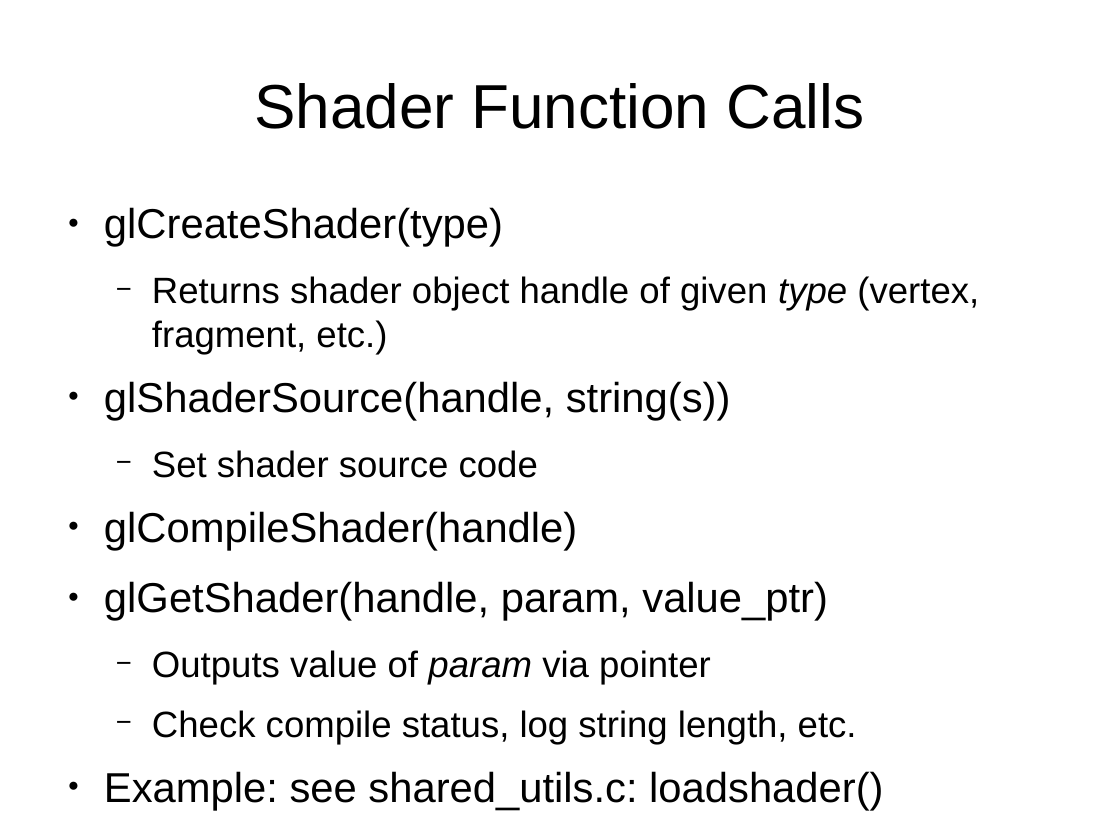
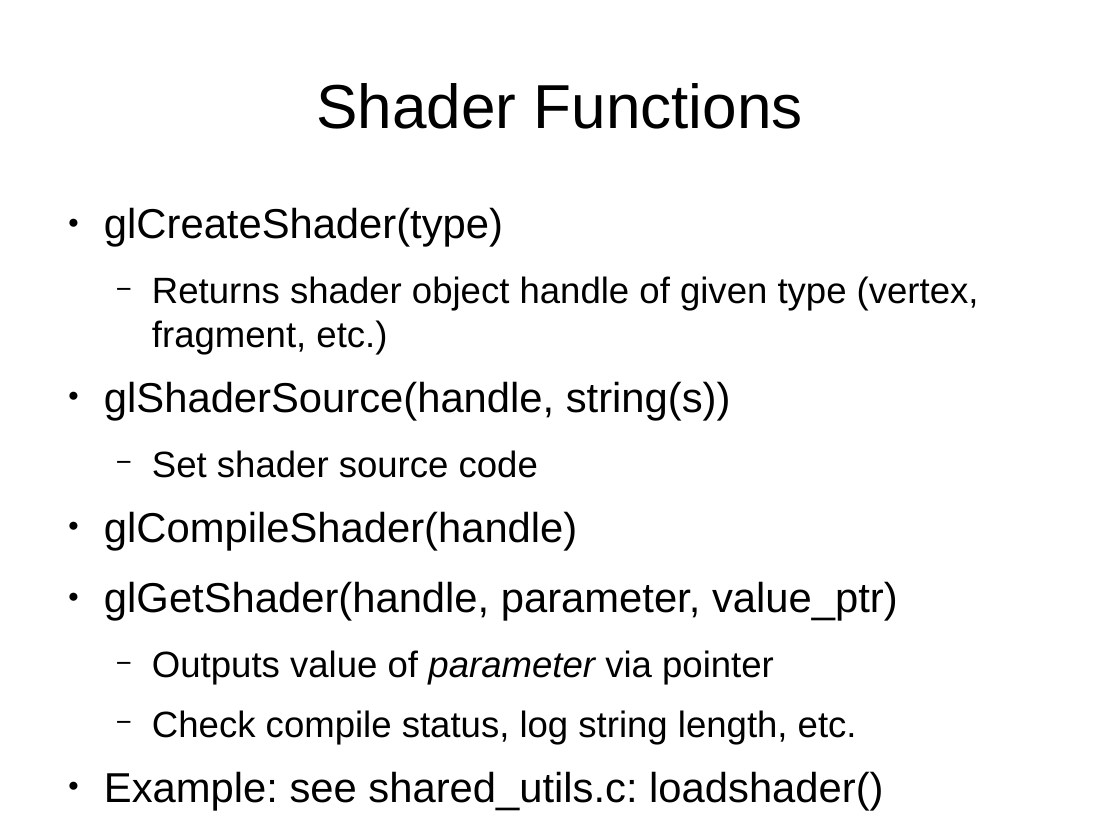
Before and after one commit to jayschwa/3d-opengl-presentation, a slide deck: slide 12 of Slides.odp. Drawn at 1120x840 pixels with LibreOffice and Linux fonts; fonts in the diff are those of the drawing. Boxes give left, top, right and bottom in pixels: in the first picture for what was removed or moved away, otherwise in the second. Text is boxed around its words. In the diff, an @@ line names an element or a change of style, - is before the commit and + after.

```diff
--- a/Slides.odp
+++ b/Slides.odp
@@ title at [316, 83, 803, 129]: text changed @@
-Shader Function Calls
+Shader Functions
@@ text at [152, 276, 979, 354]: italic off in "type" @@
@@ text at [104, 581, 898, 684]: text changed @@
-● glGetShader(handle, param, value_ptr)
-  − Outputs value of param via pointer
+● glGetShader(handle, parameter, value_ptr)
+  − Outputs value of parameter via pointer
```
Also in this commit, not shown: 5 other slides changed, 7 slides added, 2 slides removed.
